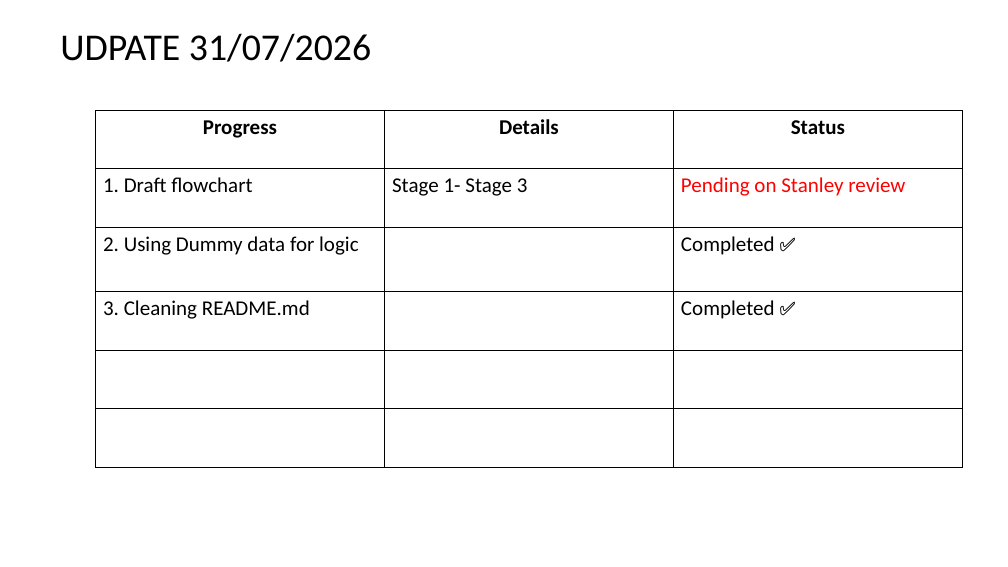
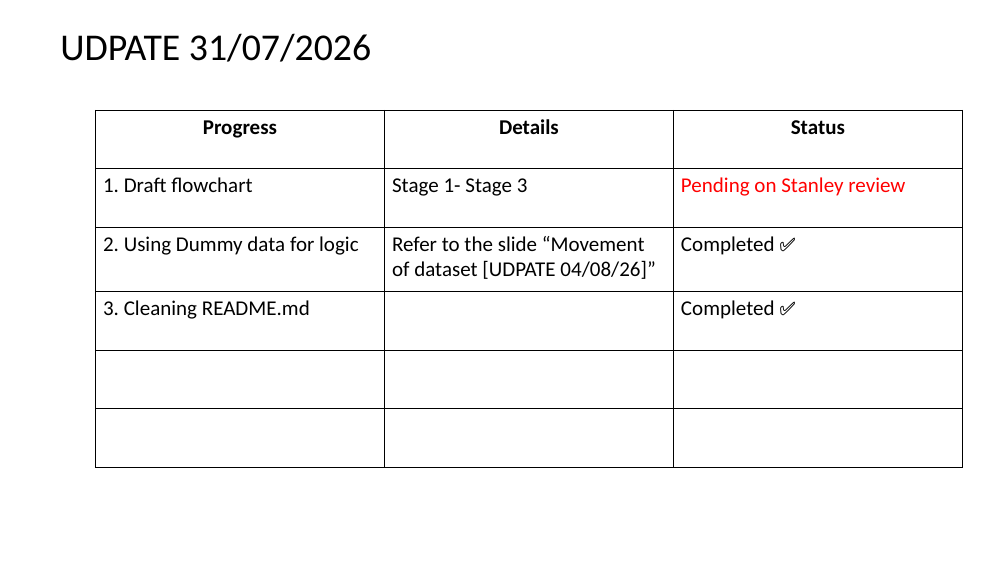
Before and after one commit to Syaziyah30/DeviceCluster, a slide deck: slide 3 of 1.training_model/supplementary/Device Identifier 20260717.pptx. Drawn at 1008x567 pixels with LibreOffice and Linux fonts; fonts in the diff are those of the drawing. Boxes give left, top, right and bottom in pixels: in the first picture for what was removed or moved away, otherwise in the second. Text is boxed around its words. In the diff, an @@ line names an element or a change of style, - is before the commit and + after.

```diff
--- a/1.training_model/supplementary/Device Identifier 20260717.pptx
+++ b/1.training_model/supplementary/Device Identifier 20260717.pptx
@@ table at [95, 110, 962, 467] @@
-row 3, column 2: 
+row 3, column 2: Refer to the slide “Movement of dataset [UDPATE 04/08/26]”
```
Also in this commit, not shown: 1 other slide changed, 1 slide added, 1 other file.
